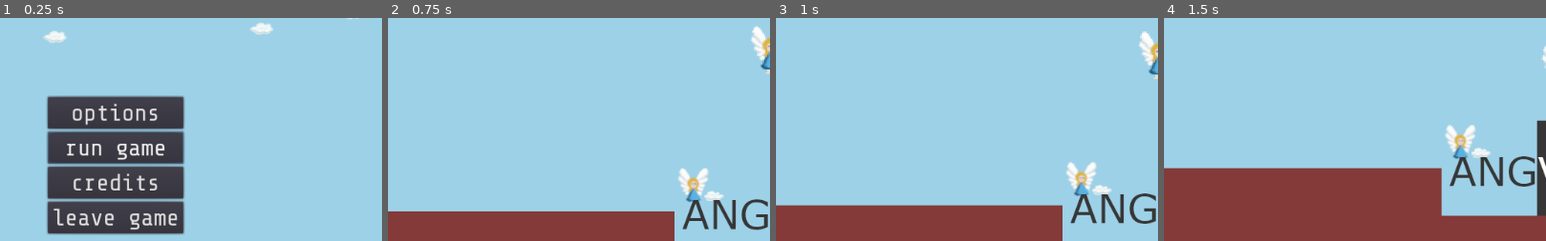
Above: before the commit, frames 1-4 (left to right).
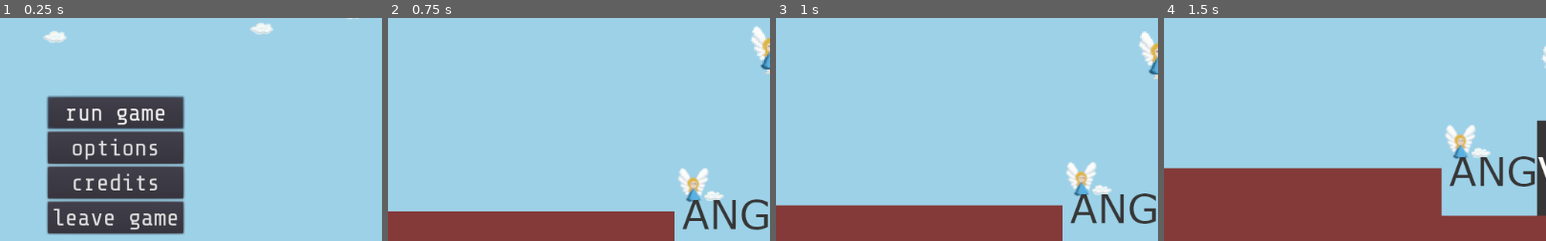
Above: after the commit, the same moments.

Repository: ang-vil/angvil
Game: Godot game, scene res://scenes/menu.tscn
The game is run twice, just before and just after one commit, with the same random seed, the same clock (stepped at 60 frames per second) and the same inputs.
Inputs:
- Up to frame 1 (0.25 s): no input
- Up to frame 2 (0.75 s): click "run game" at 0.5 s
- Up to frame 3 (1 s): no input
- Up to frame 4 (1.5 s): tap Enter at 1.25 s; hold Right (key_right) from 1.28 s (still down)
The pictures show only the part of the screen within x 0-50%, y 43-93%; the shares and areas given below are measured in that part.

The runs differ from the first frame. In frame 1, 2.5% of the frame differs, in the area x 12-48%, y 35-66%; in frame 2, nothing differs; in frame 3, nothing differs; in frame 4, nothing differs.

Commit message:
switch options and run buttons

Diff:
--- a/scenes/menu.tscn
+++ b/scenes/menu.tscn
@@ -106,20 +106,20 @@
 "_edit_use_anchors_": false
 }
 
+[node name="StartButton" type="Button" parent="VBoxContainer"]
+margin_right = 182.0
+margin_bottom = 43.0
+focus_neighbour_top = NodePath("../OptionsButton")
+focus_neighbour_bottom = NodePath("../ExitButton")
+text = "run game"
+
 [node name="OptionsButton" type="Button" parent="VBoxContainer"]
-margin_right = 182.0
-margin_bottom = 43.0
+margin_top = 47.0
+margin_right = 182.0
+margin_bottom = 90.0
 focus_neighbour_top = NodePath("../ExitButton")
 focus_neighbour_bottom = NodePath("../StartButton")
 text = "options"
-
-[node name="StartButton" type="Button" parent="VBoxContainer"]
-margin_top = 47.0
-margin_right = 182.0
-margin_bottom = 90.0
-focus_neighbour_top = NodePath("../OptionsButton")
-focus_neighbour_bottom = NodePath("../ExitButton")
-text = "run game"
 
 [node name="CreditsButton" type="Button" parent="VBoxContainer"]
 margin_top = 94.0
Not shown: 1 places in scenes/menu.tscn that only renumber resources
